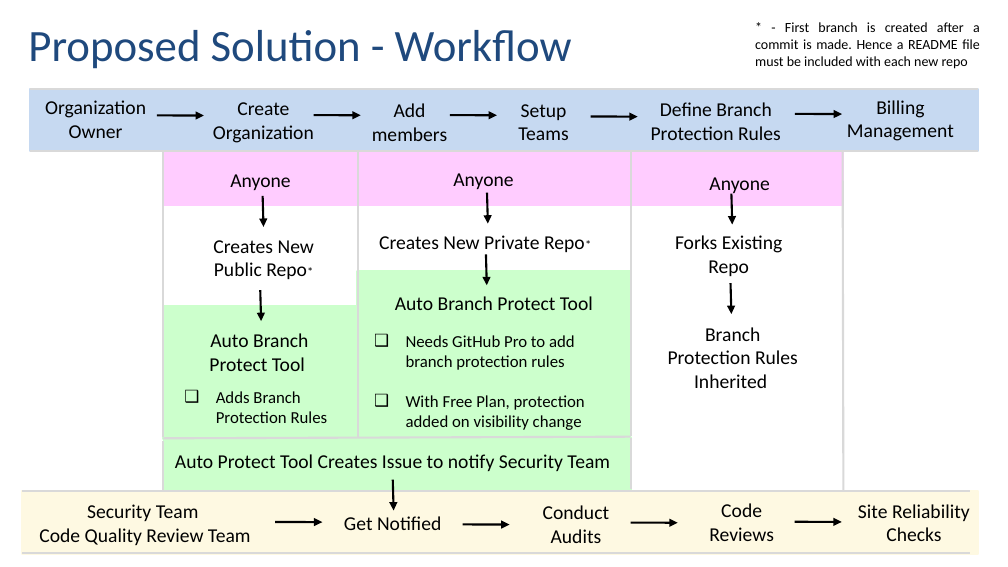
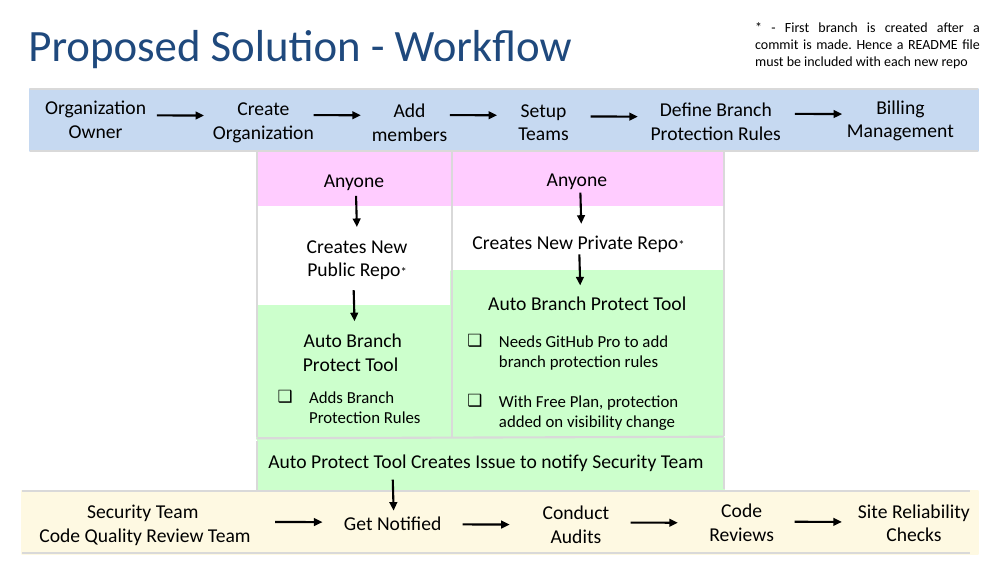
Before and after one commit to learnazcloud/Auto-branch-protect, a slide deck: slide 8 of presentation/CSA_VaibhavPatil_030922.pptx. Drawn at 1008x567 pixels with LibreOffice and Linux fonts; fonts in the diff are those of the drawing. Boxes give left, top, right and bottom in pixels: in the first picture for what was removed or moved away, otherwise in the second. Text is boxed around its words. In the diff, an @@ line names an element or a change of style, - is before the commit and + after.

```diff
--- a/presentation/CSA_VaibhavPatil_030922.pptx
+++ b/presentation/CSA_VaibhavPatil_030922.pptx
@@ rectangle: place and size @@
-rectangle at <box>163,152,843,205</box>
+rectangle at <box>257,152,724,205</box>
@@ text removed at <box>709,177,769,196</box> @@
-Anyone
@@ line removed from (843, 151) to (844, 492) @@
@@ 9 texts, 6 lines, 4 arrows, 3 rectangles: place and size @@
-9 texts, 6 lines, 4 arrows, 3 rectangles at <box>163,151,631,491</box>
+9 texts, 6 lines, 4 arrows, 3 rectangles at <box>257,151,725,491</box>
@@ arrow removed from (732, 194) to (732, 225) @@
@@ text removed at <box>675,235,783,276</box> @@
-Forks Existing Repo
@@ arrow removed from (731, 283) to (732, 314) @@
@@ text removed at <box>668,327,798,388</box> @@
-Branch Protection Rules Inherited
```
